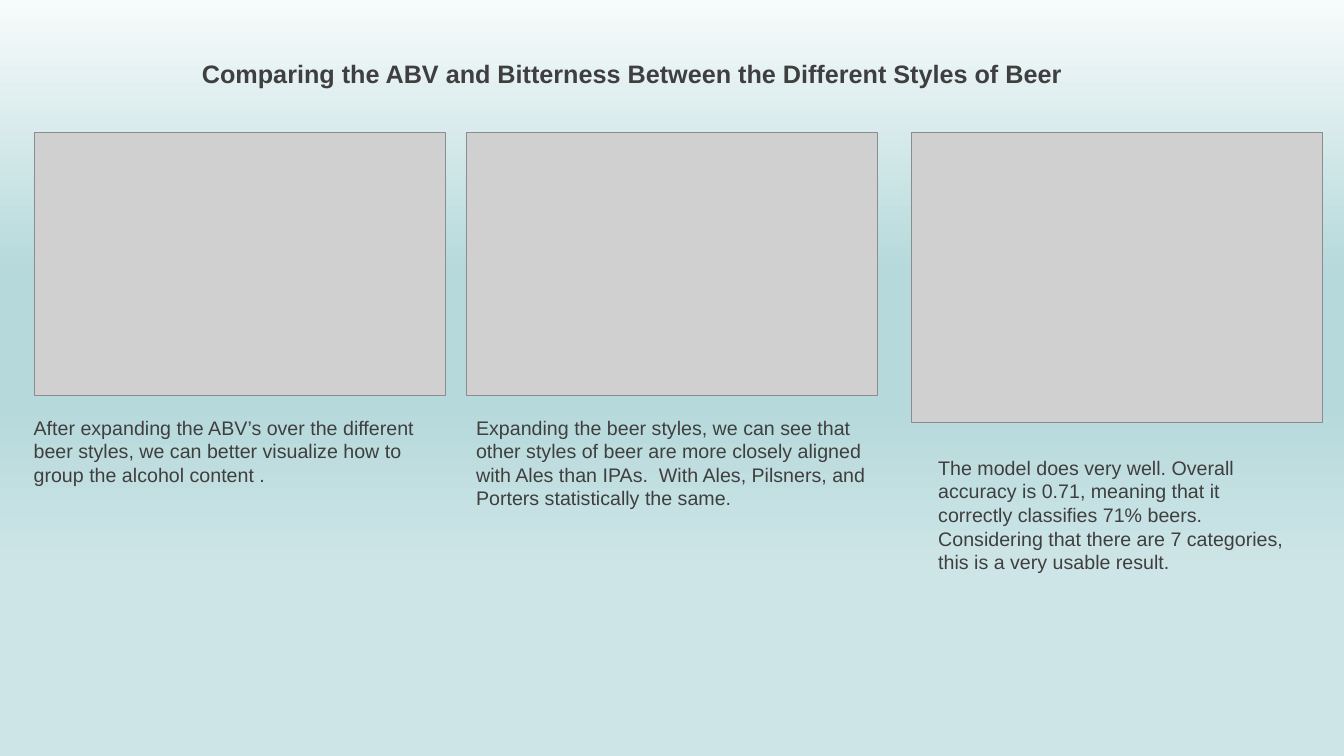
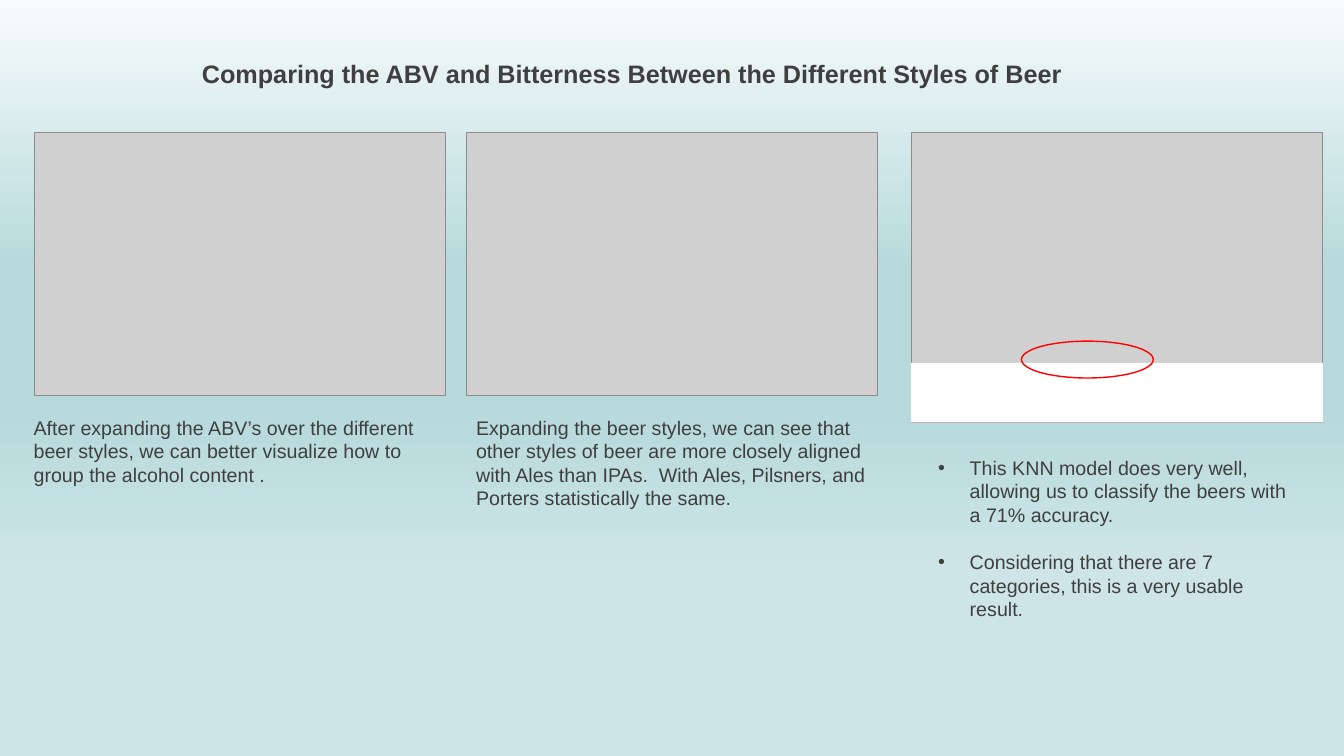
Before and after one commit to NickSager/MSDS_6306_Project1, a slide deck: slide 12 of Group4_CaseStudy1.pptx. Drawn at 1344x756 pixels with LibreOffice and Linux fonts; fonts in the diff are those of the drawing; grey boxes stand for pictures. Boxes give left, top, right and bottom in pixels: in the first picture for what was removed or moved away, otherwise in the second. Text is boxed around its words. In the diff, an @@ line names an element or a change of style, - is before the commit and + after.

```diff
--- a/Group4_CaseStudy1.pptx
+++ b/Group4_CaseStudy1.pptx
@@ ellipse added at (1021,341,1153,378), outline #FF0000 1 pt @@
@@ rectangle added at (911,363,1323,422), fill #FFFFFF @@
@@ text at (970,461,1286,616): text changed @@
-The model does very well. Overall accuracy is 0.71, meaning that it correctly classifies 71% beers. Considering that there are 7 categories, this is a very usable result.
+• This KNN model does very well, allowing us to classify the beers with a 71% accuracy.
+• Considering that there are 7 categories, this is a very usable result.
```
Also in this commit, not shown: 6 other slides changed.
